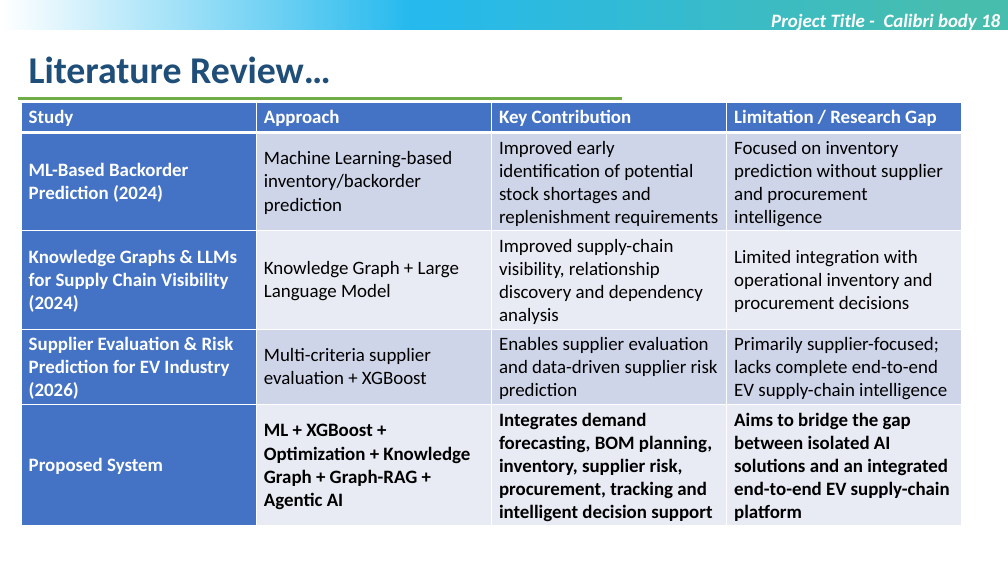
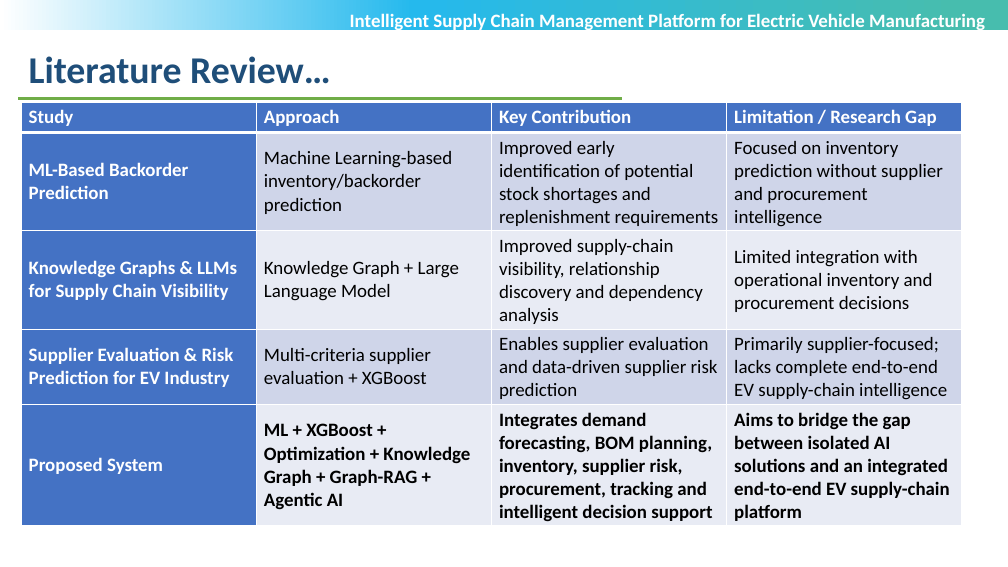
Before and after one commit to radha-gohil/INTELLIGENT-SUPPLY-CHAIN-MANAGEMENT-PLATFORM-FOR-ELECTRIC-VEHICLE-MANUFACTURING, a slide deck: slide 6 of Review-1_EV.pptx. Drawn at 1008x567 pixels with LibreOffice and Linux fonts; fonts in the diff are those of the drawing; background and template pictures are left out. Boxes give left, top, right and bottom in pixels: in the first picture for what was removed or moved away, otherwise in the second. Text is boxed around its words. In the diff, an @@ line names an element or a change of style, - is before the commit and + after.

```diff
--- a/Review-1_EV.pptx
+++ b/Review-1_EV.pptx
@@ text at box(350, 13, 985, 32): text changed; italic off @@
-Project Title - Calibri body 18
+Intelligent Supply Chain Management Platform for Electric Vehicle Manufacturing
@@ table at box(21, 102, 962, 526) @@
-row 2, column 1: ML-Based Backorder Prediction (2024)
+row 2, column 1: ML-Based Backorder Prediction
-row 3, column 1: Knowledge Graphs & LLMs for Supply Chain Visibility (2024)
+row 3, column 1: Knowledge Graphs & LLMs for Supply Chain Visibility
-row 4, column 1: Supplier Evaluation & Risk Prediction for EV Industry (2026)
+row 4, column 1: Supplier Evaluation & Risk Prediction for EV Industry
```
Also in this commit, not shown: 10 other slides changed, 1 slide added, 1 slide removed.
